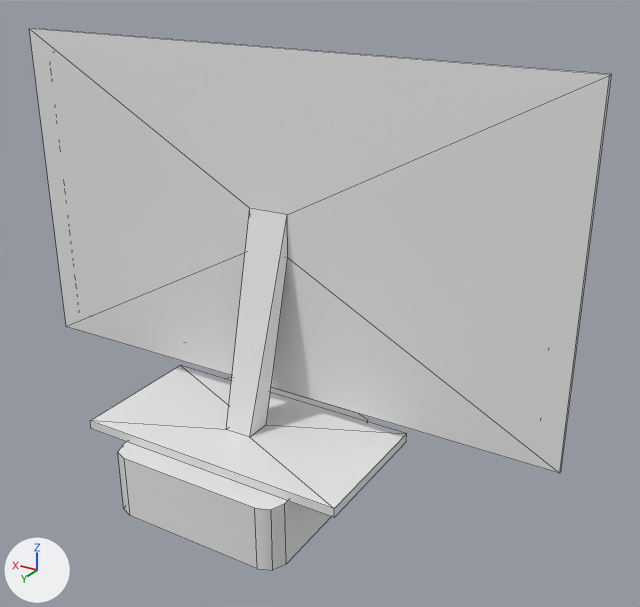
A saved change to the Blender file Assets/BlenderProjects/Environment/Items/PC.blend.
One viewpoint serves both versions: a camera (50 mm lens) standing at (-0.481, 0.652, 0.567) and looking at (-0.068, -0.037, 0.223). The lights are fixed; the arrows at lower left show +X, +Y and +Z. Mesh edges are drawn as thin lines.

Objects in the first picture: 'ComputerBox', 'Monitor'.
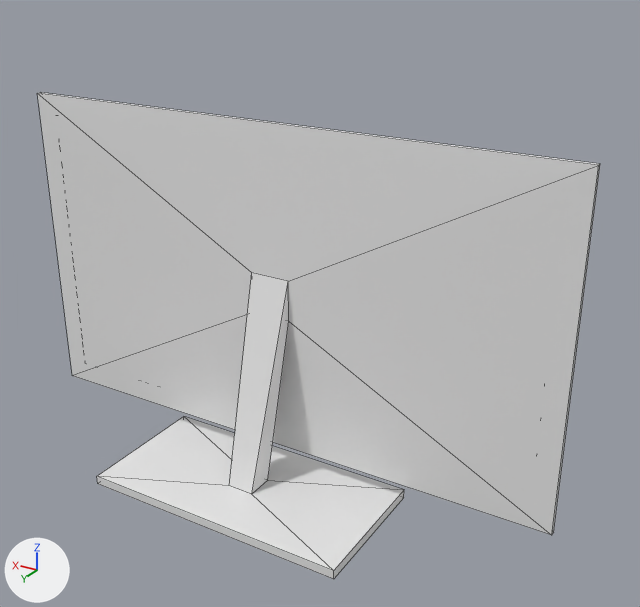
Commit message: Delete PC box
Deleted the box with the PC model for now.

Boxes (x1, y1, x2, y2) around the edits, measured in the pictures (640 x 607 px):
'Monitor', moved
    before: (30, 28, 612, 518)
    after: (37, 92, 600, 579)
'ComputerBox', deleted
    before: (118, 378, 368, 570)

What the commit changed:
me_monitor has 32 vertices, 30 faces and spans x -0.315..0.315, y -0.075..0.075, z -0.005..0.385.
me_monitor is used by ob_monitor; location (0.0, 0.0, 0.075).
me_monitor part 1: the whole mesh is moved by (0.0, 0.0, 0.005).
Object 'ComputerBox' (ob_computerbox) is deleted.
Object 'Monitor' (ob_monitor) moves from (0.0, 0.0, 0.075) to (0.0, 0.0, 0.0).
